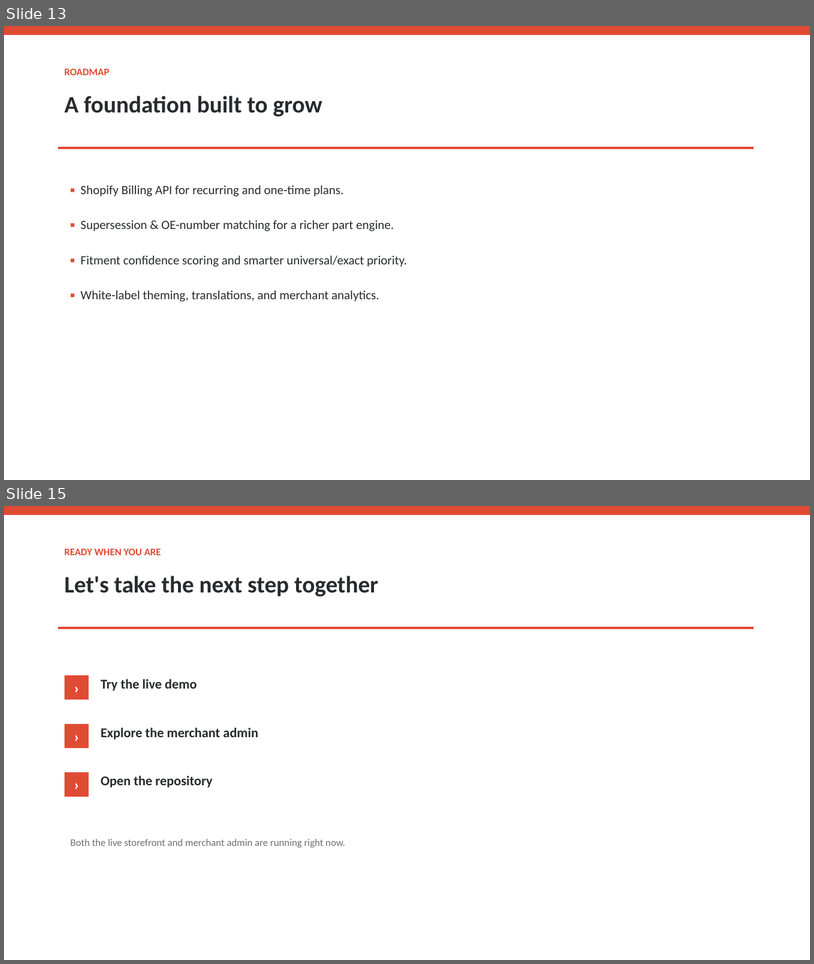
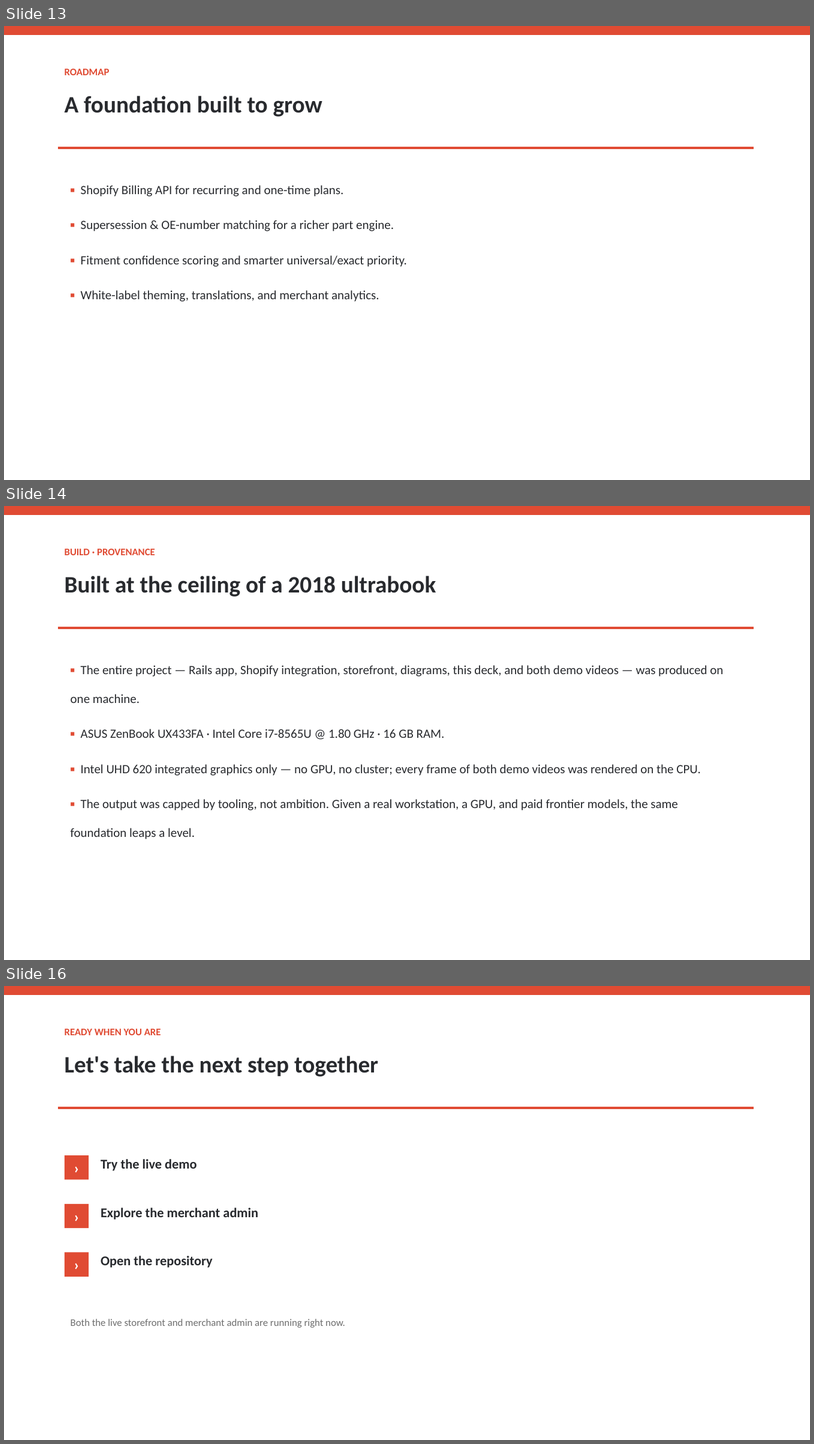
Before and after one commit to ai-dev-2024/vehicle-selector-pro, a slide deck: report/Vehicle_Selector_Pro_Pitch_Deck.pptx. Shown one above the other, each under a label of ours: slides 13 and 15 before the commit, slides 13, 14 and 16 after it; the slides between them are not shown. The pictures are 814x964 and 814x1444 pixels, drawn with LibreOffice and Linux fonts; fonts in the diff are those of the drawing. Boxes give left, top, right and bottom in pixels: in the first picture for what was removed or moved away, otherwise in the second. Text is boxed around its words. In the diff, an @@ line names an element or a change of style, - is before the commit and + after.

```diff
--- a/report/Vehicle_Selector_Pro_Pitch_Deck.pptx
+++ b/report/Vehicle_Selector_Pro_Pitch_Deck.pptx
@@ slide 14 added at box(4, 506, 810, 960), background #FFFFFF @@
@@ rectangle added at box(4, 506, 810, 514), fill #E04B33, outline #E04B33 0.75 pt @@
@@ text added at box(65, 549, 155, 555), 12 pt, text #E04B33, bold @@
+BUILD · PROVENANCE
@@ text added at box(65, 576, 436, 597), 28 pt, text #282A2E, bold @@
+Built at the ceiling of a 2018 ultrabook
@@ rectangle added at box(59, 627, 754, 629), fill #E04B33, outline #E04B33 0.75 pt @@
@@ text added at box(71, 665, 723, 839), 15 pt, text #282A2E @@
+▪ The entire project — Rails app, Shopify integration, storefront, diagrams, this deck, and both demo videos — was produced on one machine.
+▪ ASUS ZenBook UX433FA · Intel Core i7-8565U @ 1.80 GHz · 16 GB RAM.
+▪ Intel UHD 620 integrated graphics only — no GPU, no cluster; every frame of both demo videos was rendered on the CPU.
+▪ The output was capped by tooling, not ambition. Given a real workstation, a GPU, and paid frontier models, the same foundation leaps a level.
@@ what was slide 15 is now slide 16 @@
```
Also in this commit, not shown: 1 slide changed, 7 other files.
